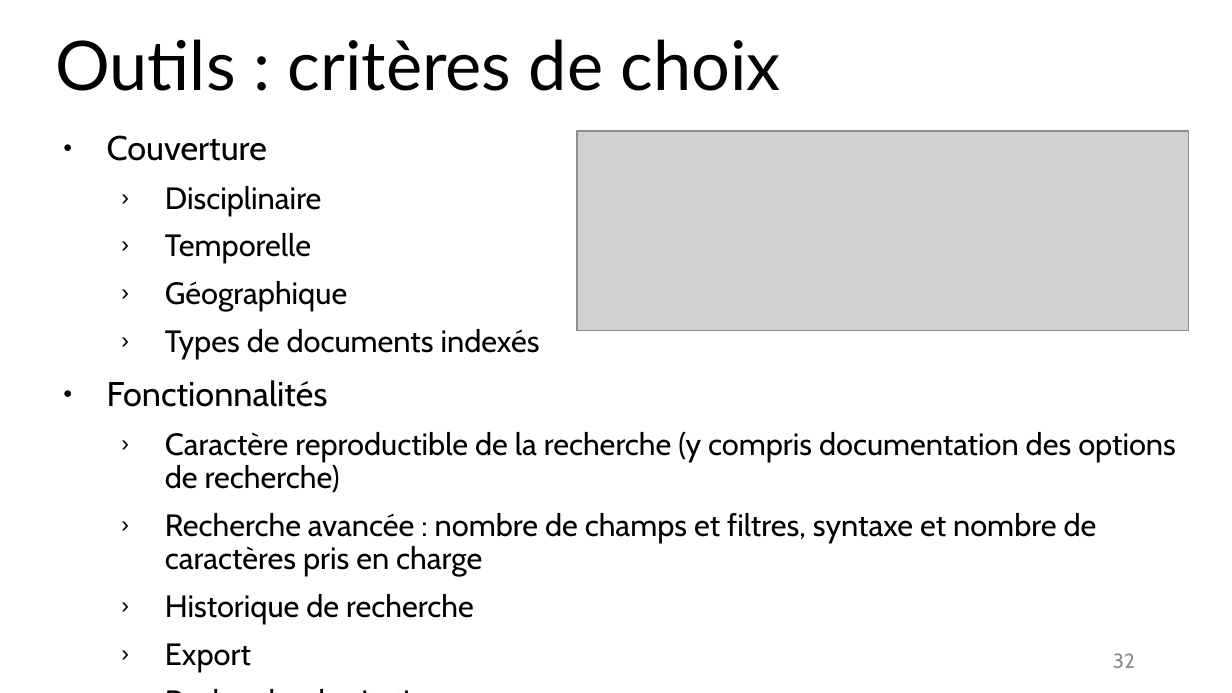
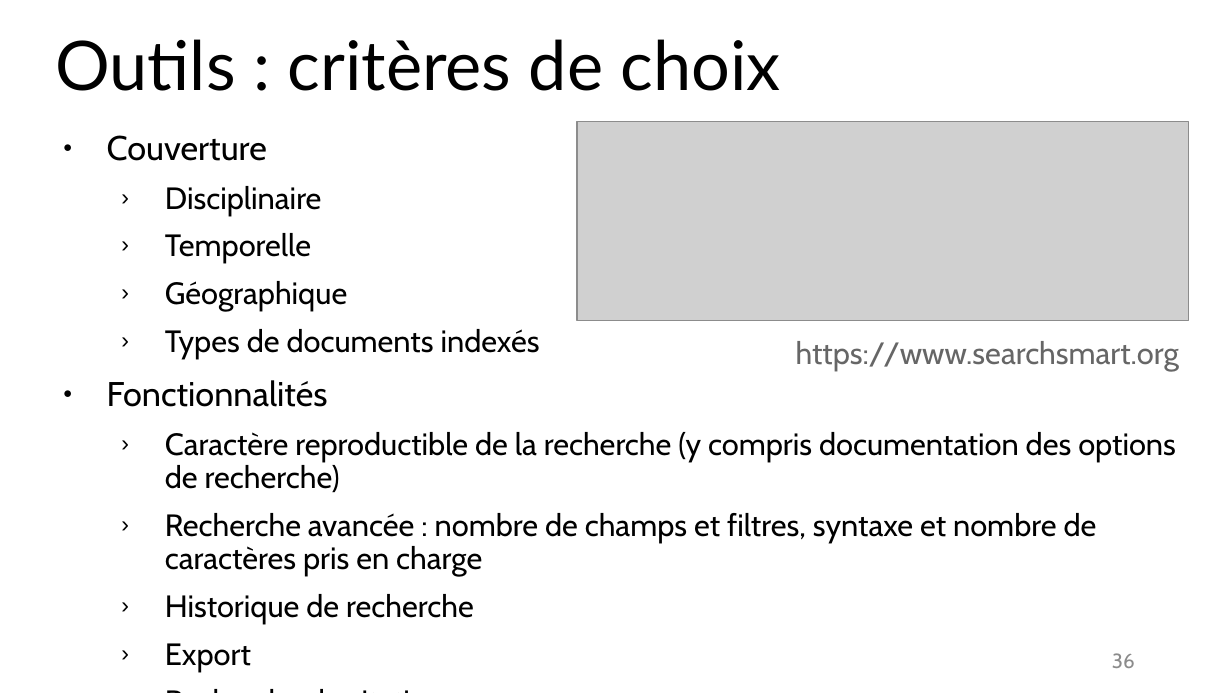
Before and after one commit to fflamerie/intro_revlit, a slide deck: slide 36 of docs/Intro_RevLit.odp (slide 32 before the commit). Drawn at 1232x693 pixels with LibreOffice and Linux fonts; fonts in the diff are those of the drawing; grey boxes stand for pictures. Boxes give left, top, right and bottom in pixels: in the first picture for what was removed or moved away, otherwise in the second. Text is boxed around its words. In the diff, an @@ line names an element or a change of style, - is before the commit and + after.

```diff
--- a/docs/Intro_RevLit.odp
+++ b/docs/Intro_RevLit.odp
@@ picture: place and size @@
-picture at (577, 131, 1188, 330)
+picture at (577, 121, 1188, 320)
@@ text added at (796, 341, 1179, 370), 18 pt, text #666666 @@
+https://www.searchsmart.org
@@ page number at (1112, 653, 1135, 668): text changed @@
-32
+36
```
Also in this commit, not shown: 18 other slides changed, 8 slides added, 4 other files.
